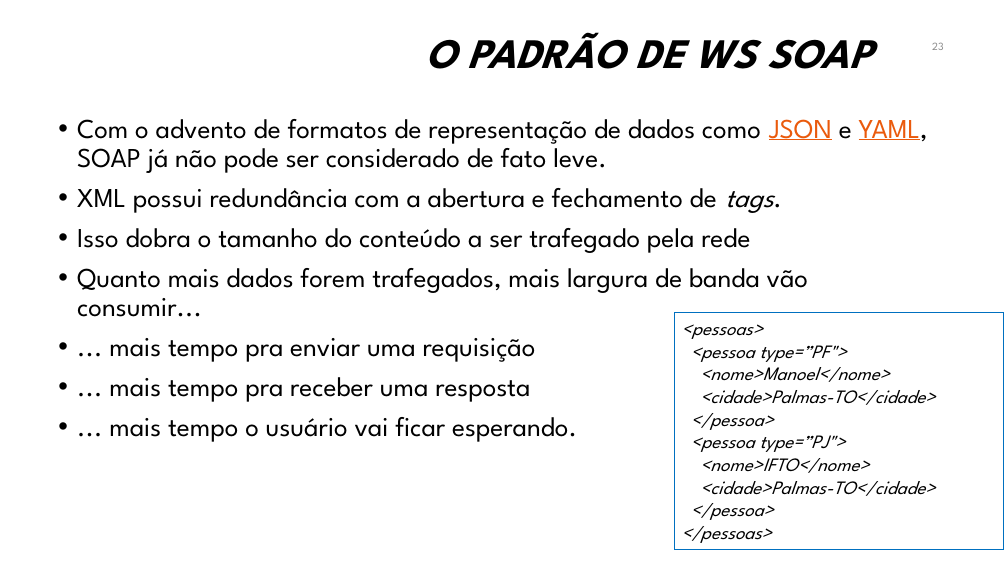
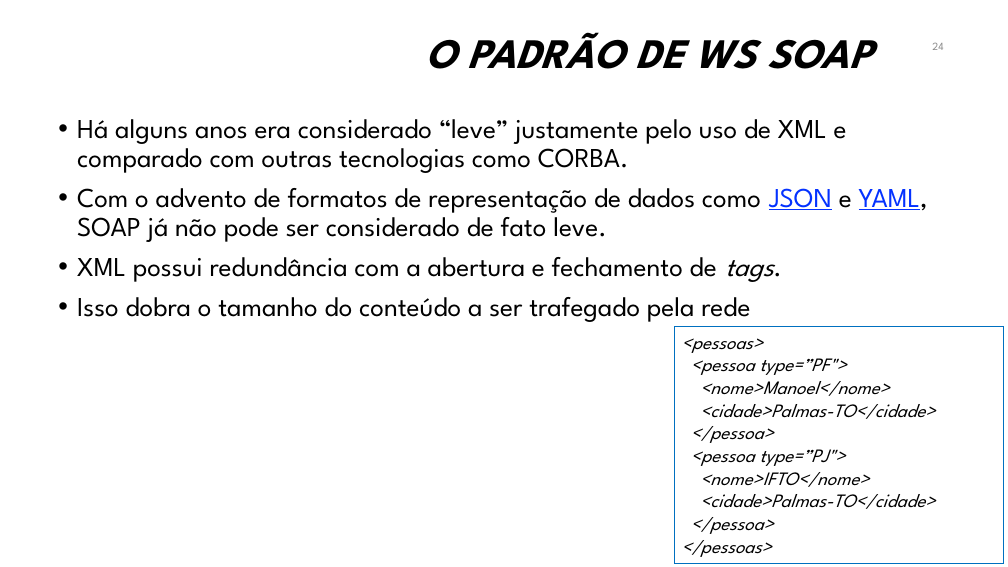
Before and after one commit to manoelcampos/sistemas-distribuidos, a slide deck: slide 24 of projects/08-webservices/webservices.pptx (slide 23 before the commit). Drawn at 1008x567 pixels with LibreOffice and Linux fonts; fonts in the diff are those of the drawing; background and template pictures are left out. Boxes give left, top, right and bottom in pixels: in the first picture for what was removed or moved away, otherwise in the second. Text is boxed around its words. In the diff, an @@ line names an element or a change of style, - is before the commit and + after.

```diff
--- a/projects/08-webservices/webservices.pptx
+++ b/projects/08-webservices/webservices.pptx
@@ page number at (x1=932, y1=42, x2=943, y2=50): text changed @@
-23
+24
@@ text at (x1=77, y1=119, x2=847, y2=173): paragraph added @@
+• Há alguns anos era considerado “leve” justamente pelo uso de XML e comparado com outras tecnologias como CORBA.
@@ text at (x1=77, y1=188, x2=928, y2=242): text colour #EA5A0C to #0432FF in "JSON YAML," @@
@@ text at (x1=77, y1=268, x2=808, y2=442): paragraphs removed @@
-• Quanto mais dados forem trafegados, mais largura de banda vão consumir...
-• ... mais tempo pra enviar uma requisição
-• ... mais tempo pra receber uma resposta
-• ... mais tempo o usuário vai ficar esperando.
@@ rectangle "<pessoas> <pessoa type=”PF"> <nome>Manoel</nome>" moved from (x1=675, y1=313, x2=1004, y2=550) to (x1=675, y1=327, x2=1004, y2=563) @@
```
Also in this commit, not shown: 25 other slides changed, 5 slides added, 5 other files.
